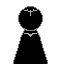
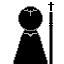
Revision of a layered 64px x 64px image; what changed, layer by layer:
painted on "WIP_pawn.png" over left=48, top=2, right=54, bottom=64
